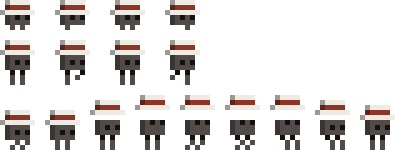
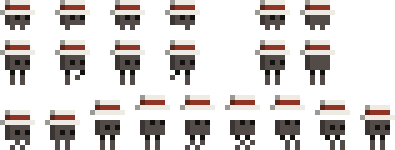
Comparing the layer stacks of the two 395×150 images. Changes:
added layer "mini idle copy" above "mini idle" over [300, 40, 335, 85]
added layer "mini idle" above "minimini copy 4" over [255, 40, 290, 85]
added layer "minimini idle copy" above "minimini idle" over [300, 0, 335, 30]
added layer "minimini idle" over [255, 0, 290, 30]
